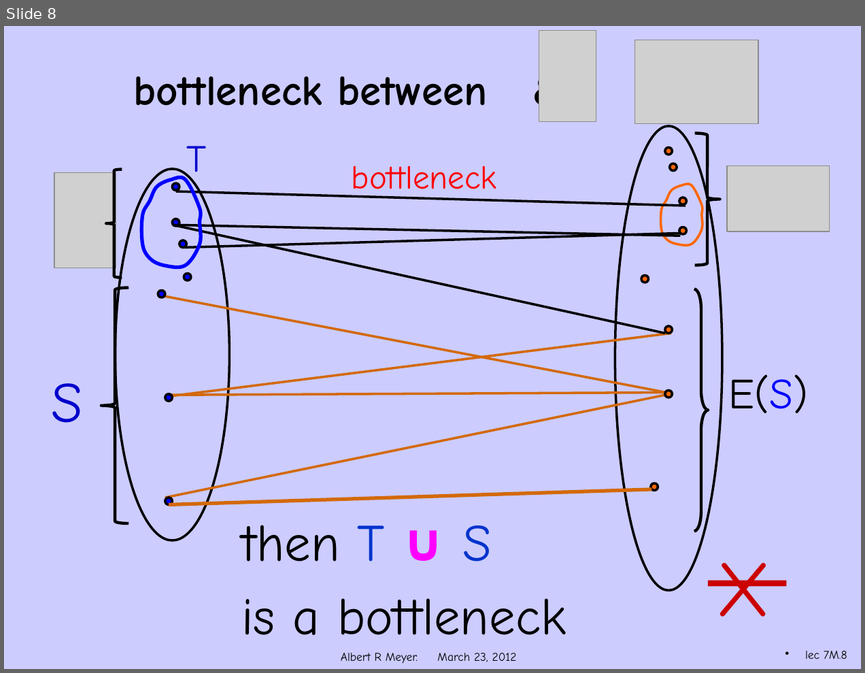
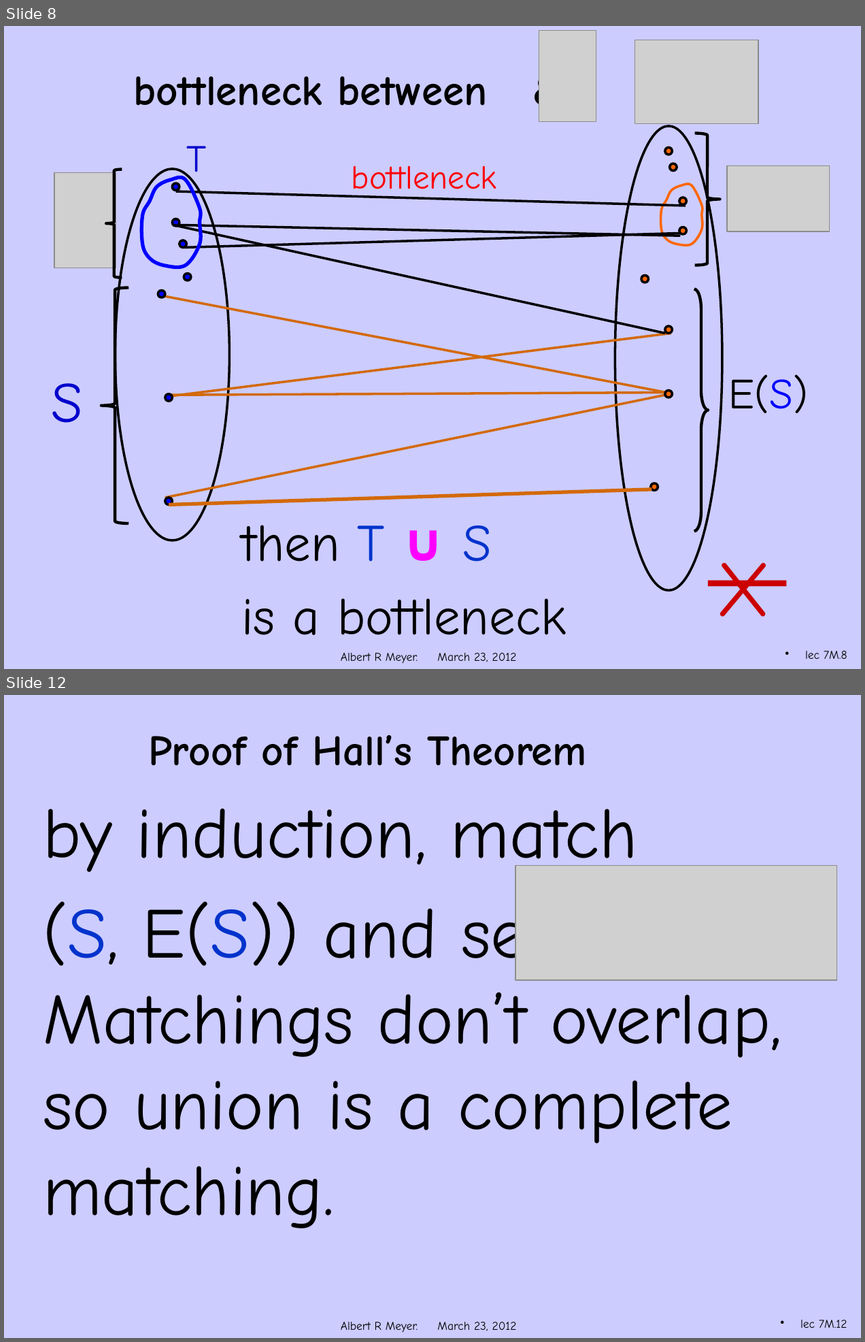
Before and after one commit to armeyer/mcs_web, a slide deck: spring12/slidesS12/hall-proof.pptx. Shown one above the other, each under a label of ours: slide 8 before the commit, slides 8 and 12 after it; the slides between them are not shown. The pictures are 865x673 and 865x1342 pixels, drawn with LibreOffice and Linux fonts; fonts in the diff are those of the drawing; grey boxes stand for pictures; background and template pictures are left out. Boxes give left, top, right and bottom in pixels: in the first picture for what was removed or moved away, otherwise in the second. Text is boxed around its words. In the diff, an @@ line names an element or a change of style, - is before the commit and + after.

```diff
--- a/spring12/slidesS12/hall-proof.pptx
+++ b/spring12/slidesS12/hall-proof.pptx
@@ slide 12 added at bbox=[4, 695, 861, 1338], background #CCCCFF; not listed: 1 template element that a slide beside it also shows @@
@@ title added at bbox=[148, 735, 587, 766], 36 pt, text #000000, bold @@
+Proof of Hall’s Theorem
@@ text added at bbox=[43, 808, 782, 1228], 60 pt, text #000000 @@
+by induction, match
+(S, E(S)) and separately. Matchings don’t overlap, so union is a complete matching.
@@ picture added at bbox=[515, 866, 837, 981] @@
@@ page number added at bbox=[800, 1319, 847, 1327], 10 pt, text #000000 @@
+lec 7M.12
```
Also in this commit, not shown: 4 slides changed, 2 other slides added.
